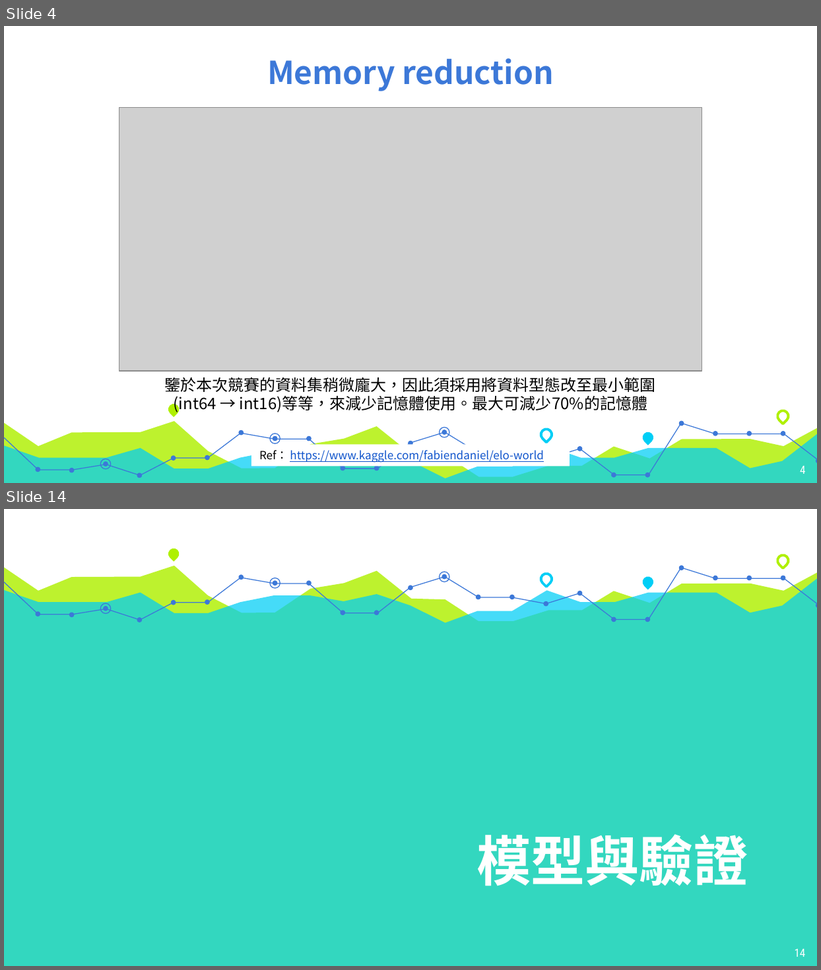
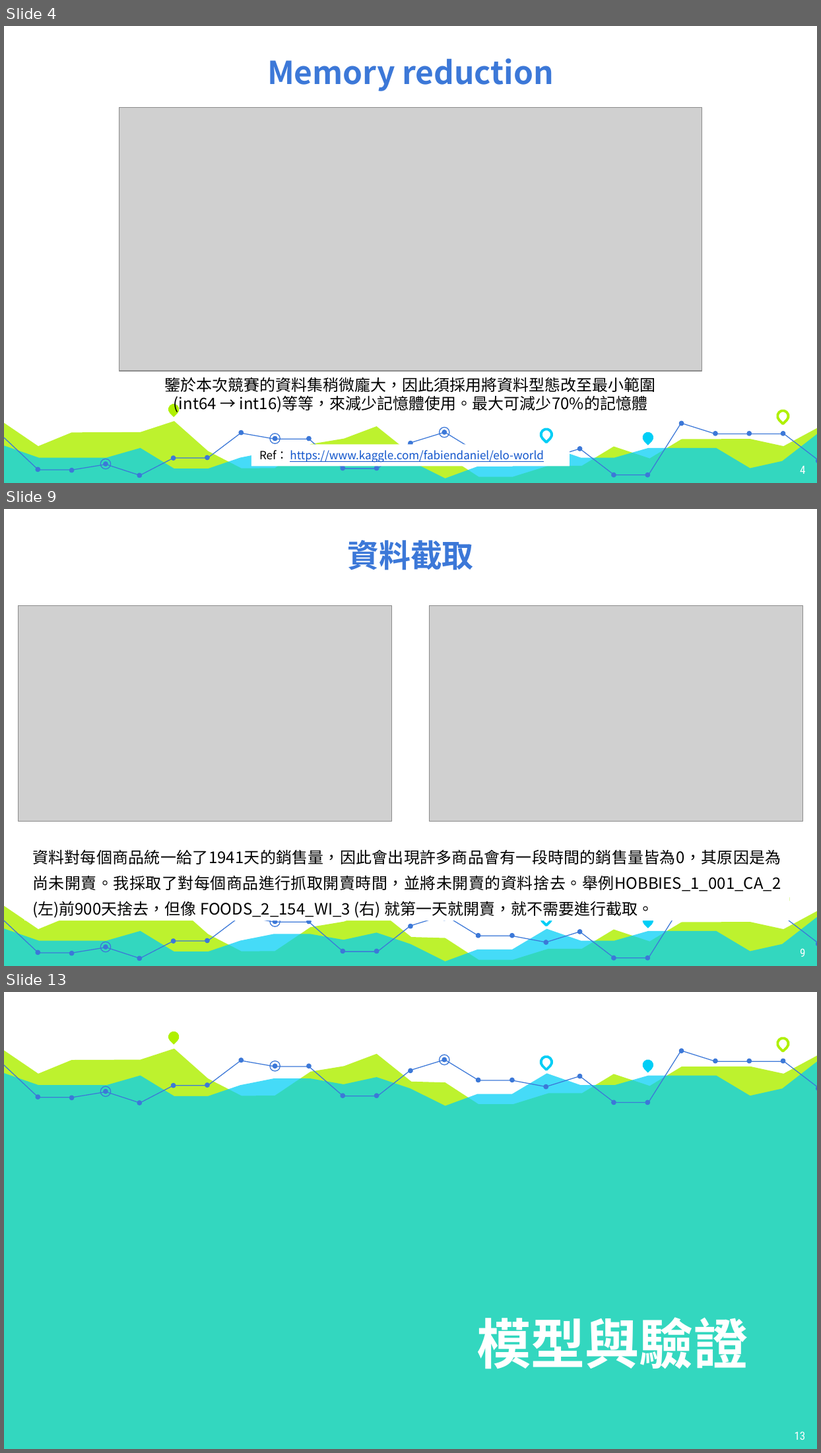
Before and after one commit to acer2265848/M5_Cathay, a slide deck: m5_report.pptx. Shown one above the other, each under a label of ours: slides 4 and 14 before the commit, slides 4, 9 and 13 after it; the slides between them are not shown. The pictures are 821x970 and 821x1453 pixels, drawn with LibreOffice and Linux fonts; fonts in the diff are those of the drawing; grey boxes stand for pictures. Boxes give left, top, right and bottom in pixels: in the first picture for what was removed or moved away, otherwise in the second. Text is boxed around its words. In the diff, an @@ line names an element or a change of style, - is before the commit and + after.

```diff
--- a/m5_report.pptx
+++ b/m5_report.pptx
@@ slide 9 added at <box>4,509,817,966</box>, background #FFFFFF; not listed: 26 template elements that a slide beside it also shows @@
@@ title added at <box>347,540,473,570</box>, 28 pt, text #3C78D8, bold @@
+資料截取
@@ picture added at <box>18,606,392,821</box> @@
@@ picture added at <box>429,606,803,821</box> @@
@@ text added at <box>32,850,781,918</box>, 14 pt, text #000000 @@
+資料對每個商品統一給了1941天的銷售量，因此會出現許多商品會有一段時間的銷售量皆為0，其原因是為尚未開賣。我採取了對每個商品進行抓取開賣時間，並將未開賣的資料捨去。舉例HOBBIES_1_001_CA_2 (左)前900天捨去，但像 FOODS_2_154_WI_3 (右) 就第一天就開賣，就不需要進行截取。
@@ ellipse added at <box>476,933,481,938</box>, fill #3C78D8 @@
@@ ellipse added at <box>510,933,515,938</box>, fill #3C78D8 @@
@@ ellipse added at <box>544,940,548,945</box>, fill #3C78D8 @@
@@ page number added at <box>800,949,805,957</box>, 10 pt, text #FFFFFF @@
+9
@@ what was slide 14 is now slide 13 @@
@@ page number at <box>795,1432,806,1440</box>: text changed @@
-14
+13
```
Also in this commit, not shown: 8 slides changed, 7 other slides added, 13 slides removed, 7 other files.
